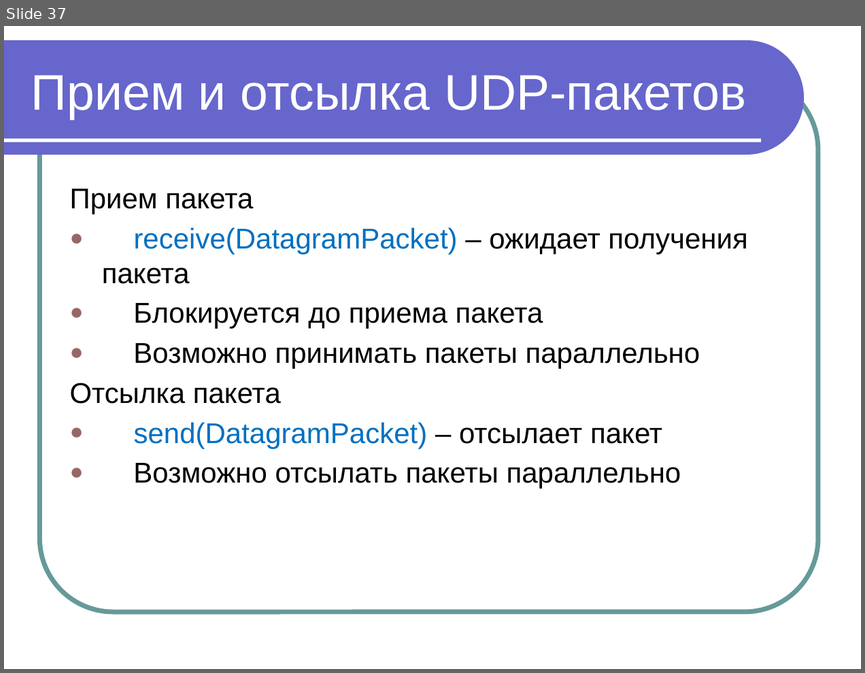
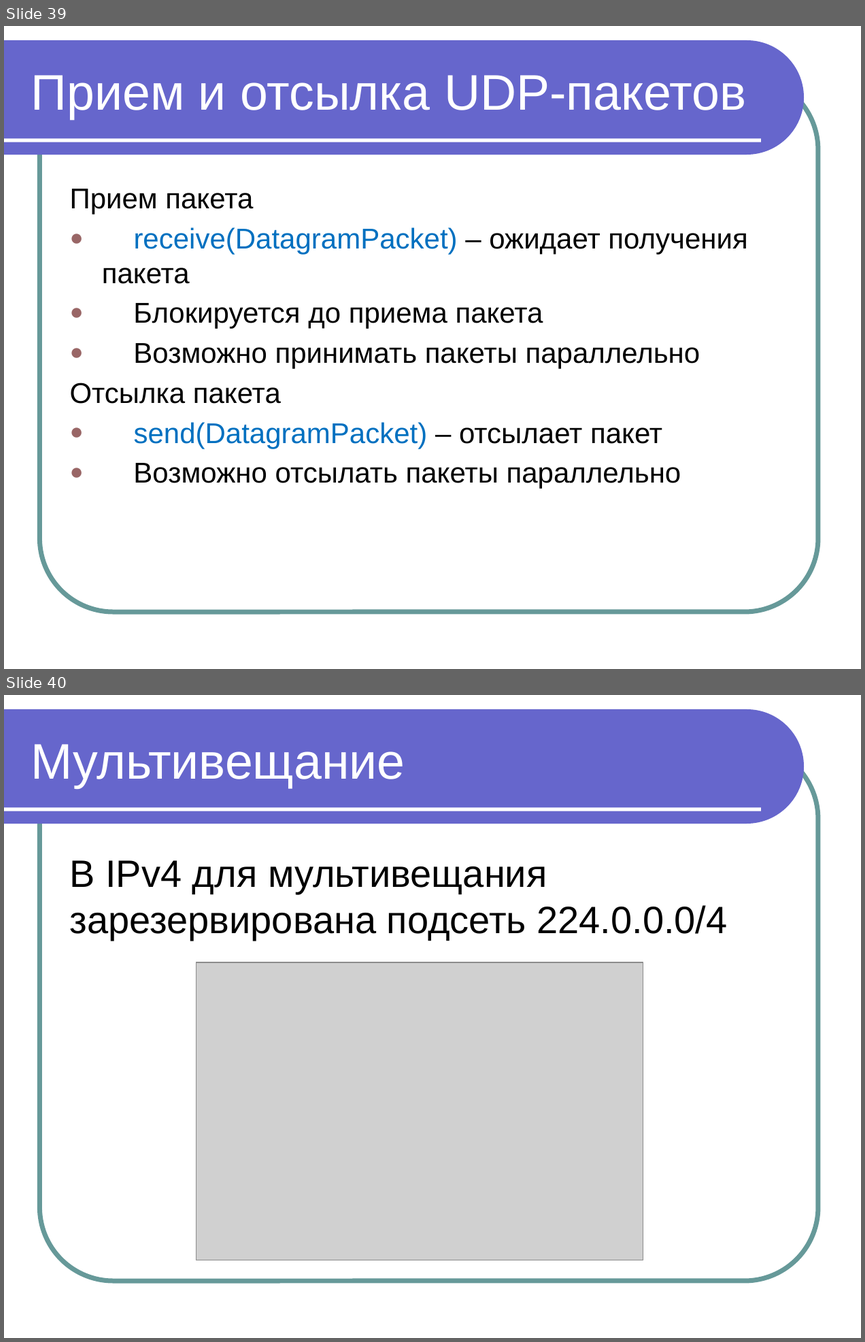
Before and after one commit to maxchv/JavaLessons, a slide deck: Lesson16/Network.pptx. Shown one above the other, each under a label of ours: slide 37 before the commit, slides 39 and 40 after it. The pictures are 865x673 and 865x1342 pixels, drawn with LibreOffice and Linux fonts; fonts in the diff are those of the drawing; grey boxes stand for pictures. Boxes give left, top, right and bottom in pixels: in the first picture for what was removed or moved away, otherwise in the second. Text is boxed around its words. In the diff, an @@ line names an element or a change of style, - is before the commit and + after.

```diff
--- a/Lesson16/Network.pptx
+++ b/Lesson16/Network.pptx
@@ slide 40 added at (x1=4, y1=695, x2=861, y2=1338), background #FFFFFF; not listed: 3 template elements that a slide beside it also shows @@
@@ title added at (x1=31, y1=744, x2=405, y2=788), 42 pt, text #FFFFFF @@
+Мультивещание
@@ text added at (x1=70, y1=860, x2=727, y2=940), 32 pt, text #000000 @@
+В IPv4 для мультивещания зарезервирована подсеть 224.0.0.0/4
@@ picture added at (x1=196, y1=962, x2=643, y2=1259) @@
@@ what was slide 37 is now slide 39 @@
```
Also in this commit, not shown: 3 other slides added, 2 other files.
